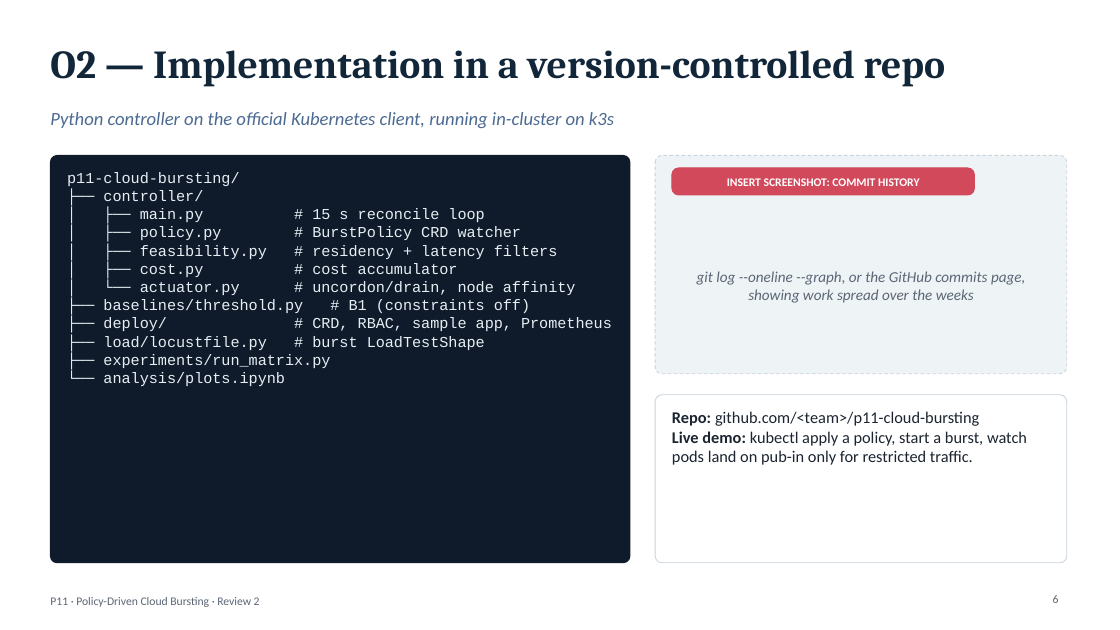
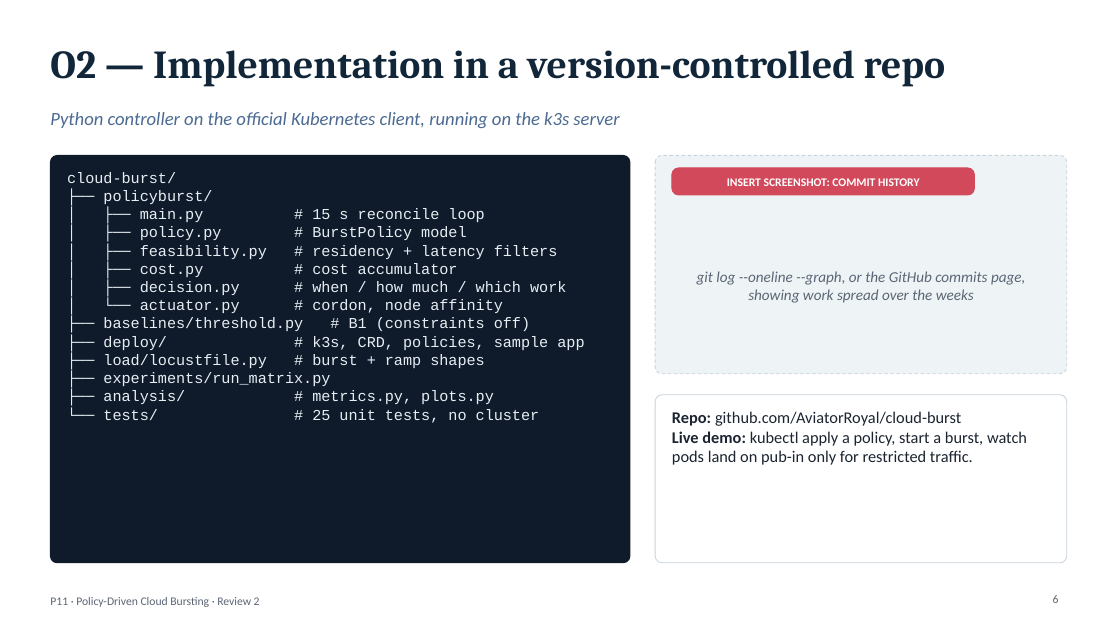
Before and after one commit to AviatorRoyal/cloud-burst, a slide deck: slide 6 of P11_Review2_Implementation_and_Results.pptx. Drawn at 1120x630 pixels with LibreOffice and Linux fonts; fonts in the diff are those of the drawing. Boxes give left, top, right and bottom in pixels: in the first picture for what was removed or moved away, otherwise in the second. Text is boxed around its words. In the diff, an @@ line names an element or a change of style, - is before the commit and + after.

Commit message:
Point decks at the real GitHub repo
Replace the placeholder repo URL with github.com/AviatorRoyal/cloud-burst
in both review decks, and update the Review 2 repo tree to match the
actual project layout.

```diff
--- a/P11_Review2_Implementation_and_Results.pptx
+++ b/P11_Review2_Implementation_and_Results.pptx
@@ text at [50,112,619,128]: text changed @@
-Python controller on the official Kubernetes client, running in-cluster on k3s
+Python controller on the official Kubernetes client, running on the k3s server
@@ text at [67,172,212,204]: text changed @@
-p11-cloud-bursting/
-├── controller/
+cloud-burst/
+├── policyburst/
@@ text at [140,226,466,240]: text changed @@
-│ ├── policy.py # BurstPolicy CRD watcher
+│ ├── policy.py # BurstPolicy model
@@ text at [140,281,566,313]: text changed @@
-│ └── actuator.py # uncordon/drain, node affinity
+│ ├── decision.py # when / how much / which work
+│ └── actuator.py # cordon, node affinity
@@ text at [103,336,584,368]: text changed @@
-├── deploy/ # CRD, RBAC, sample app, Prometheus
-├── load/locustfile.py # burst LoadTestShape
+├── deploy/ # k3s, CRD, policies, sample app
+├── load/locustfile.py # burst + ramp shapes
@@ text at [103,390,540,423]: text changed @@
-└── analysis/plots.ipynb
+├── analysis/ # metrics.py, plots.py
+└── tests/ # 25 unit tests, no cluster
@@ text at [672,411,961,426]: text changed @@
-Repo: github.com/<team>/p11-cloud-bursting
+Repo: github.com/AviatorRoyal/cloud-burst
```
Also in this commit, not shown: 3 other files.
